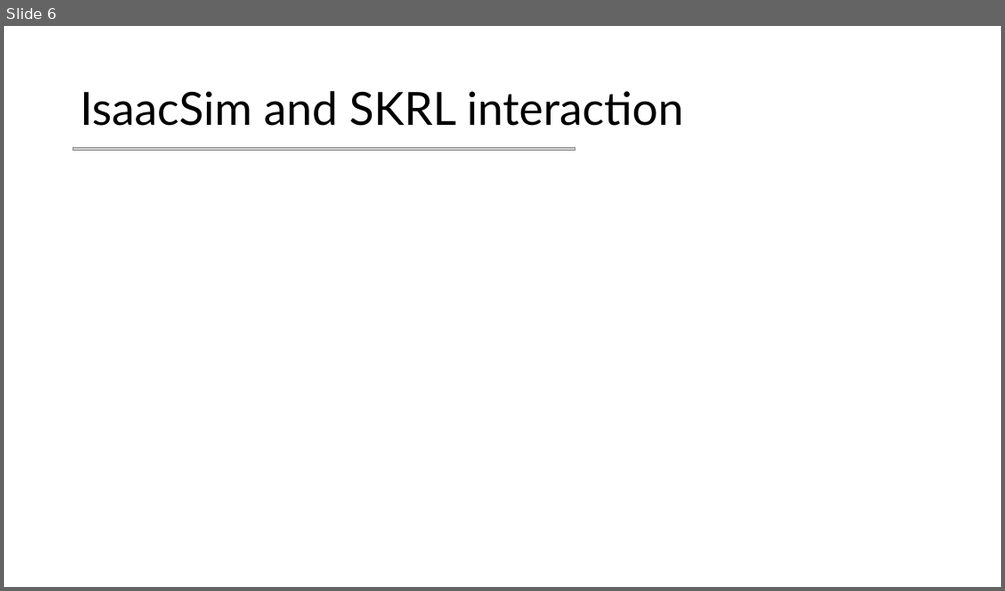
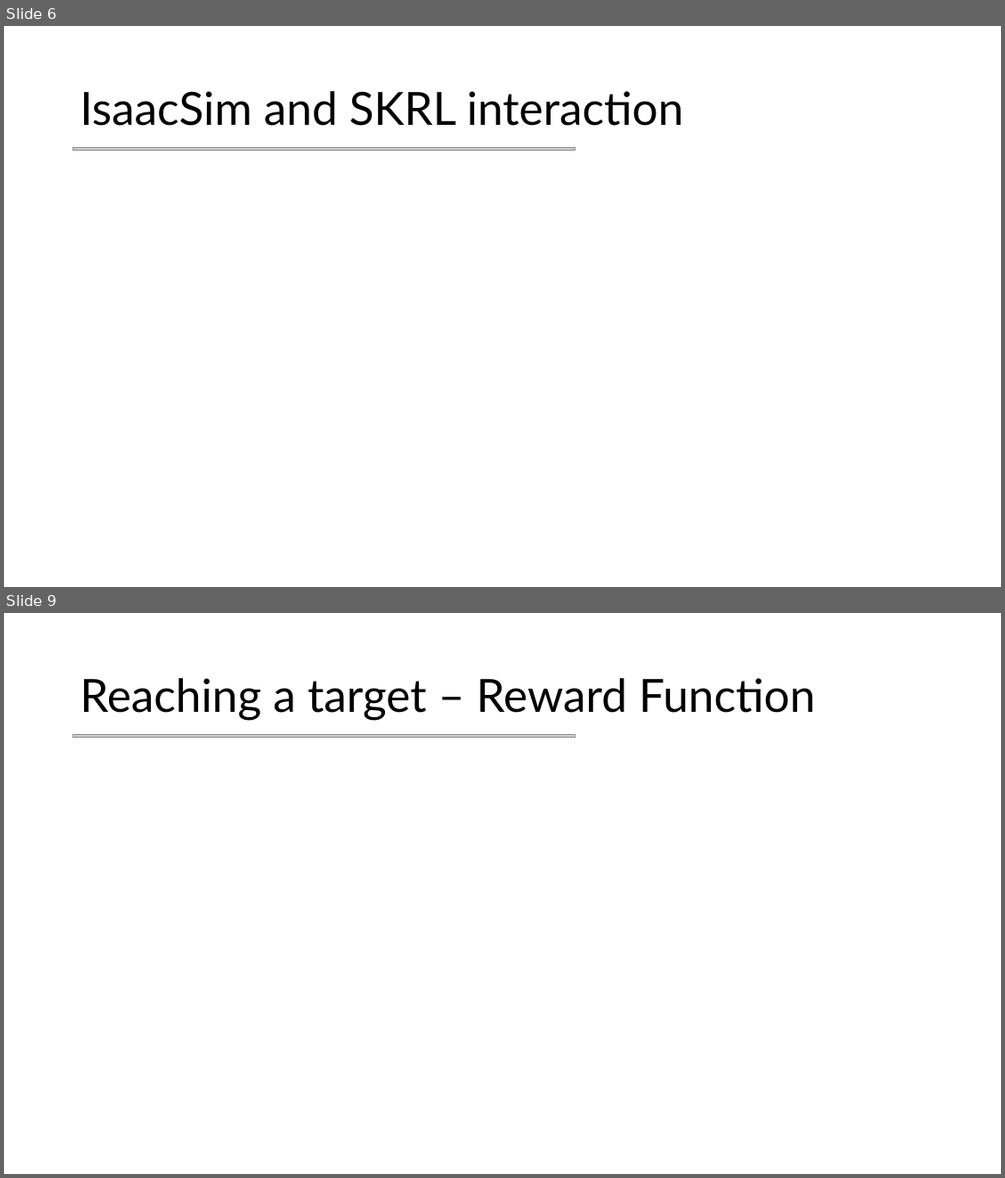
Before and after one commit to mettz/cps-project, a slide deck: Slides.pptx. Shown one above the other, each under a label of ours: slide 6 before the commit, slides 6 and 9 after it; the slides between them are not shown. The pictures are 1005x591 and 1005x1178 pixels, drawn with LibreOffice and Linux fonts; fonts in the diff are those of the drawing; grey boxes stand for pictures. Boxes give left, top, right and bottom in pixels: in the first picture for what was removed or moved away, otherwise in the second. Text is boxed around its words. In the diff, an @@ line names an element or a change of style, - is before the commit and + after.

```diff
--- a/Slides.pptx
+++ b/Slides.pptx
@@ slide 9 added at <box>4,613,1001,1174</box>, background #FFFFFF @@
@@ title added at <box>80,678,815,720</box>, 44 pt, text #000000 @@
+Reaching a target – Reward Function
@@ picture added at <box>73,735,575,738</box> @@
```
Also in this commit, not shown: 4 other slides added, 2 other files.
